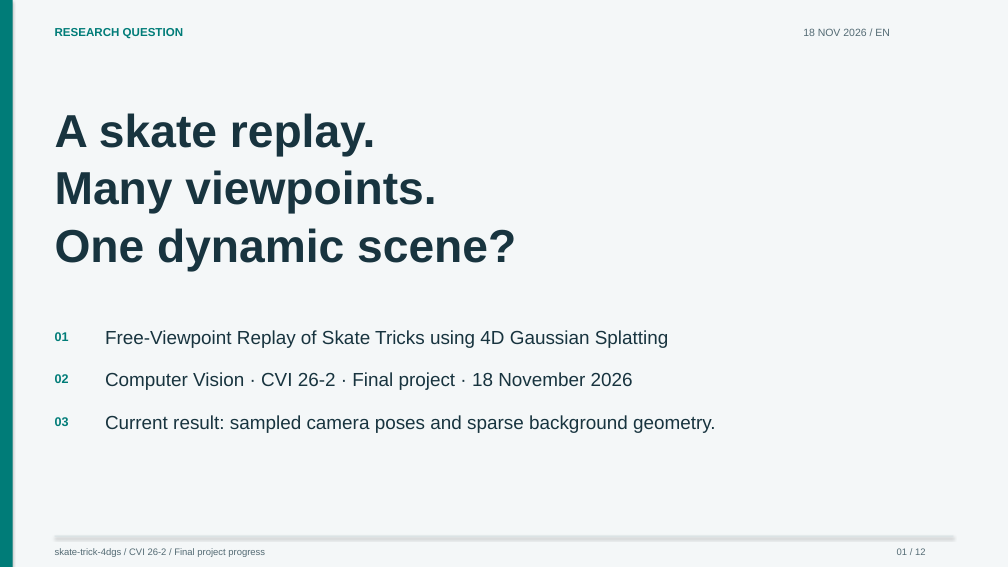
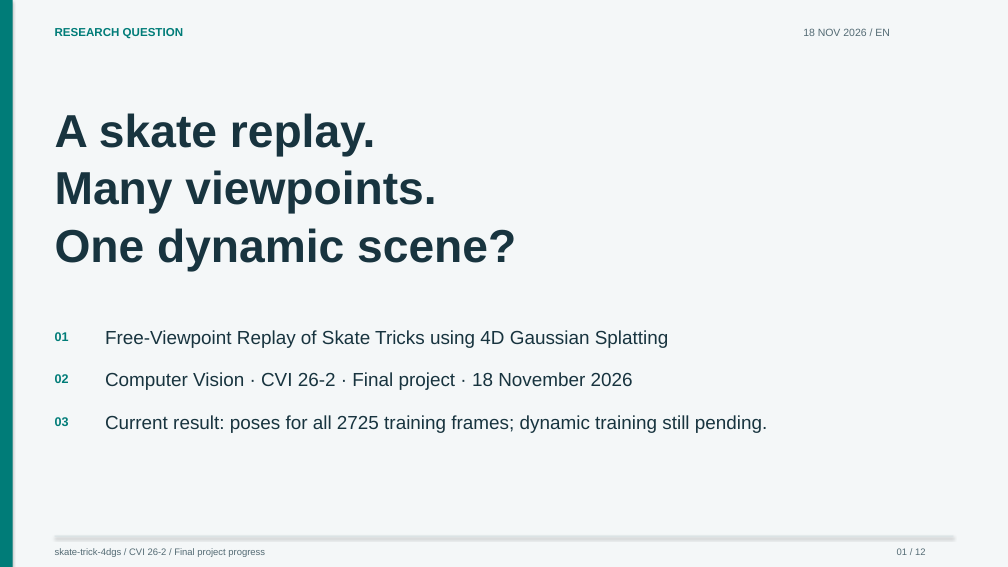
Before and after one commit to craptou/Projet_4D_Gaussian_Splatting, a slide deck: slide 1 of presentations/progress.en.pptx. Drawn at 1008x567 pixels with LibreOffice and Linux fonts; fonts in the diff are those of the drawing. Boxes give left, top, right and bottom in pixels: in the first picture for what was removed or moved away, otherwise in the second. Text is boxed around its words. In the diff, an @@ line names an element or a change of style, - is before the commit and + after.

```diff
--- a/presentations/progress.en.pptx
+++ b/presentations/progress.en.pptx
@@ text at [105, 415, 767, 433]: text changed @@
-Current result: sampled camera poses and sparse background geometry.
+Current result: poses for all 2725 training frames; dynamic training still pending.
```
Also in this commit, not shown: 4 other slides changed, 27 other files.
